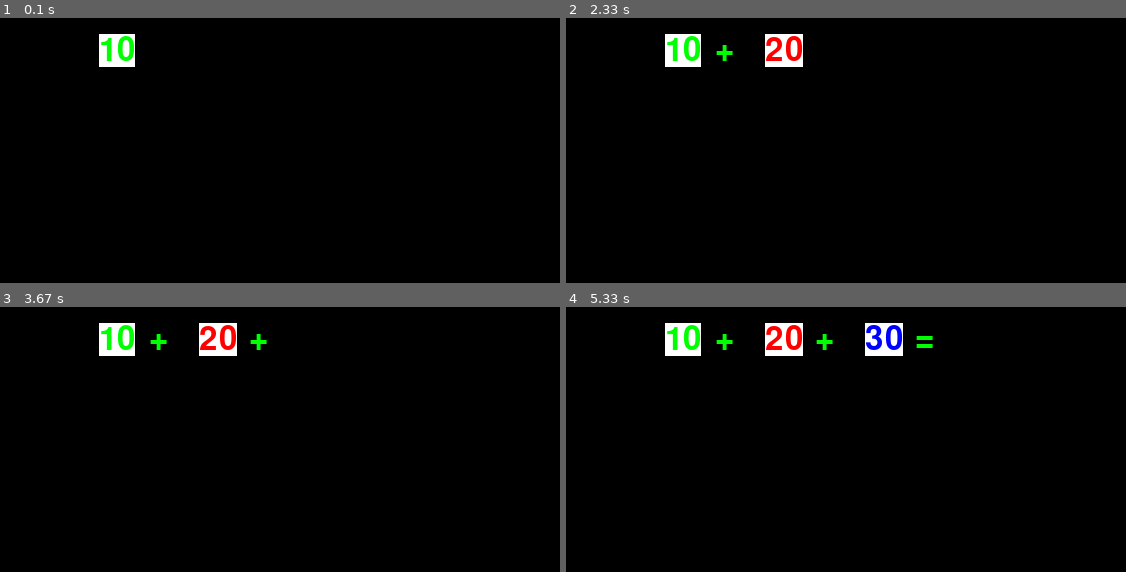
Above: before the commit, frames 1-4 (two rows, left to right).
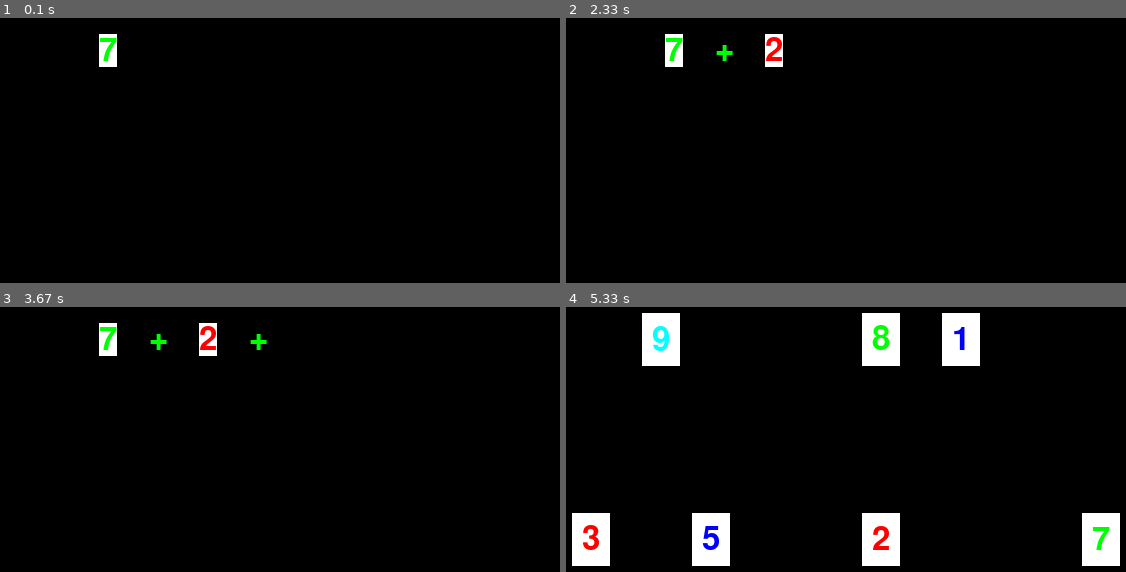
Above: after the commit, the same moments.

Repository: mecsys/pygame
Game: pygame game, started from 18/pygameInput.py
Two runs of this game, one before a commit and one after it. Both use one fixed random seed, a clock stepped at 60 frames per second and the inputs below.
Inputs:
- Up to frame 1 (0.1 s): no input
- Up to frame 2 (2.33 s): no input
- Up to frame 3 (3.67 s): no input
- Up to frame 4 (5.33 s): no input

The runs differ from the first frame. In frame 1, 0.5% of the frame differs, in the area x 17-25%, y 6-19%; in frame 2, 1.0%; in frame 3, 1.0%; in frame 4, 11%, in the area x 1-99%, y 2-98%.

Commit message:
Teste para apresentação ao Prof. orientador TCC finalizado. Isto eh só um teste, não sera reapreveitado.
Signed-off-by: Isaac Mechi <isaacmechi@gmail.com>

Diff:
--- a/18/pygameInput.py
+++ b/18/pygameInput.py
@@ -17,6 +17,9 @@
 BLACK = (0, 0, 0)
 GREEN = (0, 255, 0)
 WHITE = (255, 255, 255)
+BLUE = (0, 0, 255)
+RED = (255, 0, 0)
+YELLOW = (0, 255, 255)
 
 font = pygame.font.SysFont(None, 48)
 
@@ -24,83 +27,220 @@
 #pygame.draw.rect(windowSurface, (255,0,0), (textRect.left - 20, textRect.top - 20, textRect.width + 40, textRect.height + 40))
 
 # set up the player and food data structure
-RESULT = False
+RESULT = True
 START = True
 START2 = True
 QUIZ = True
+FINAL = False
+
+desafio = []
 fichas = []
+pre_result = []
 
 def drawText(text, font, surface, x, y,f,b):
     textobj = font.render(text, 1, f, b)
     textrect = textobj.get_rect()
     textrect.topleft = (x, y)
-    return textobj, textrect
+    return textobj, textrect, text
+    print("Retangulo criado!")
 #    surface.blit(textobj, textrect)
+#18,34
 
 for i in range(7):
 #    fichas.append(pygame.Rect(random.randint(0, WINDOWWIDTH - FOODSIZE), random.randint(0, WINDOWHEIGHT - FOODSIZE), FOODSIZE, FOODSIZE))
-    x, y = drawText(str(random.randint(0, 10)), font, windowSurface, random.randint(0, WINDOWWIDTH), random.randint(0, WINDOWHEIGHT), GREEN, WHITE )
-    fichas.append({'text':x, 'textrect':y})
+    x, y, t = drawText('8', font, windowSurface, windowSurface.get_rect().centerx, 160, GREEN, WHITE )
+    fichas.append({'text':x, 'textrect':y, 'num':t})
+    print(fichas[0])
+
+    x, y, t = drawText('9', font, windowSurface, 100, 160, YELLOW, WHITE )
+    fichas.append({'text':x, 'textrect':y, 'num':t})
+    print(fichas[0])
+
+    x, y, t = drawText('1', font, windowSurface, 400, 160, BLUE, WHITE )
+    fichas.append({'text':x, 'textrect':y, 'num':t})
+    print(fichas[0])
+
+    x, y, t = drawText('3', font, windowSurface, 30, 360, RED, WHITE )
+    fichas.append({'text':x, 'textrect':y, 'num':t})
+    print(fichas[0])
+
+    x, y, t = drawText('5', font, windowSurface, 150, 360, BLUE, WHITE )
+    fichas.append({'text':x, 'textrect':y, 'num':t})
+    print(fichas[0])
+
+    x, y, t = drawText('2', font, windowSurface, 320, 360, RED, WHITE )
+    fichas.append({'text':x, 'textrect':y, 'num':t})
+    print(fichas[0])
+
+    x, y, t = drawText('7', font, windowSurface, 540, 360, GREEN, WHITE )
+    fichas.append({'text':x, 'textrect':y, 'num':t})
+    print(fichas[0])
+
+    random.shuffle(fichas)
 
 
 def init_screen():
     print("Init_screen funciona!")
-    x, y = drawText('10', font, windowSurface, (WINDOWWIDTH / 3) - 100, (WINDOWHEIGHT / 3),(0,255,0),(255,255,255))
-    windowSurface.blit(x,y)
-    pygame.display.update()
-    sleep(1)
-
-    x, y = drawText('+', font, windowSurface, (WINDOWWIDTH / 3) - 50, (WINDOWHEIGHT / 3),(0,255,0),(0,0,0))
-    windowSurface.blit(x,y)
-    pygame.display.update()
-    sleep(1)
-
-    x, y = drawText('20', font, windowSurface, (WINDOWWIDTH / 3), (WINDOWHEIGHT / 3),(255,0,0),(255,255,255))
-    windowSurface.blit(x,y)
-    pygame.display.update()
-    sleep(1)
-
-    x, y = drawText('+', font, windowSurface, (WINDOWWIDTH / 3) + 50, (WINDOWHEIGHT / 3),(0,255,0),(0,0,0))
-    windowSurface.blit(x,y)
-    pygame.display.update()
-    sleep(1)
-
-    x, y = drawText('30', font, windowSurface, (WINDOWWIDTH / 3) + 100, (WINDOWHEIGHT / 3),(0,0,255),(255,255,255))
-    windowSurface.blit(x,y)
-
-    x, y = drawText('=', font, windowSurface, (WINDOWWIDTH / 3) + 150, (WINDOWHEIGHT / 3),(0,255,0),(0,0,0))
-    windowSurface.blit(x,y)
-    pygame.display.update()
-    sleep(6)
-
-
-    #pygame.draw.rect(windowSurface, WHITE, player)
-
-def atualiza_screen():
-    print("Atualiza_screen funciona!")
-    x, y = drawText('10', font, windowSurface, (WINDOWWIDTH / 3) - 100, (WINDOWHEIGHT / 3),(0,255,0),(255,255,255))
-    windowSurface.blit(x,y)
-    x, y = drawText('+', font, windowSurface, (WINDOWWIDTH / 3) - 50, (WINDOWHEIGHT / 3),(0,255,0),(0,0,0))
-    windowSurface.blit(x,y)
-    x, y = drawText('20', font, windowSurface, (WINDOWWIDTH / 3), (WINDOWHEIGHT / 3),(255,0,0),(255,255,255))
-    windowSurface.blit(x,y)
-    x, y = drawText('+', font, windowSurface, (WINDOWWIDTH / 3) + 50, (WINDOWHEIGHT / 3),(0,255,0),(0,0,0))
-    windowSurface.blit(x,y)
-    x, y = drawText('30', font, windowSurface, (WINDOWWIDTH / 3) + 100, (WINDOWHEIGHT / 3),(0,0,255),(255,255,255))
-    windowSurface.blit(x,y)
-    x, y = drawText('=', font, windowSurface, (WINDOWWIDTH / 3) + 150, (WINDOWHEIGHT / 3),(0,255,0),(0,0,0))
-    windowSurface.blit(x,y)
+    x, y, t = drawText('7', font, windowSurface, (WINDOWWIDTH / 3) - 100, (WINDOWHEIGHT / 3),(0,255,0),(255,255,255))
+    desafio.append({'num':t, 'textrect':y})
+    windowSurface.blit(x,y)
+    pygame.display.update()
+    sleep(1)
+
+    x, y, t  = drawText('+', font, windowSurface, (WINDOWWIDTH / 3) - 50, (WINDOWHEIGHT / 3),(0,255,0),(0,0,0))
+    desafio.append({'num':t, 'textrect':y})
+    windowSurface.blit(x,y)
+    pygame.display.update()
+    sleep(1)
+
+    x, y, t = drawText('2', font, windowSurface, (WINDOWWIDTH / 3), (WINDOWHEIGHT / 3),(255,0,0),(255,255,255))
+    desafio.append({'num':t, 'textrect':y})
+    windowSurface.blit(x,y)
+    pygame.display.update()
+    sleep(1)
+
+    x, y, t = drawText('+', font, windowSurface, (WINDOWWIDTH / 3) + 50, (WINDOWHEIGHT / 3),(0,255,0),(0,0,0))
+    desafio.append({'num':t, 'textrect':y})
+    windowSurface.blit(x,y)
+    pygame.display.update()
+    sleep(1)
+
+    x, y, t = drawText('5', font, windowSurface, (WINDOWWIDTH / 3) + 100, (WINDOWHEIGHT / 3),(0,0,255),(255,255,255))
+    desafio.append({'num':t, 'textrect':y})
+    windowSurface.blit(x,y)
+
+    x, y, t = drawText('=', font, windowSurface, (WINDOWWIDTH / 3) + 150, (WINDOWHEIGHT / 3),(0,255,0),(0,0,0))
+    desafio.append({'num':t, 'textrect':y})
+    windowSurface.blit(x,y)
+    pygame.display.update()
+    sleep(1)
+
+def init_screen_2():
+    print("Init_screen_2 funciona!")
+    windowSurface.fill(BLACK)
+
+    x, y, t = drawText('7', font, windowSurface, (WINDOWWIDTH / 3) - 100, (WINDOWHEIGHT / 3),(0,255,0),(255,255,255))
+    desafio.append({'num':t, 'textrect':y})
+    windowSurface.blit(x,y)
+    pygame.display.update()
+
+
+    x, y, t  = drawText('+', font, windowSurface, (WINDOWWIDTH / 3) - 50, (WINDOWHEIGHT / 3),(0,255,0),(0,0,0))
+    desafio.append({'num':t, 'textrect':y})
+    windowSurface.blit(x,y)
+    pygame.display.update()
+
+
+    x, y, t = drawText('2', font, windowSurface, (WINDOWWIDTH / 3), (WINDOWHEIGHT / 3),(255,0,0),(255,255,255))
+    desafio.append({'num':t, 'textrect':y})
+    windowSurface.blit(x,y)
+    pygame.display.update()
+
+
+    x, y, t = drawText('+', font, windowSurface, (WINDOWWIDTH / 3) + 50, (WINDOWHEIGHT / 3),(0,255,0),(0,0,0))
+    desafio.append({'num':t, 'textrect':y})
+    windowSurface.blit(x,y)
+    pygame.display.update()
+
+
+    x, y, t = drawText('5', font, windowSurface, (WINDOWWIDTH / 3) + 100, (WINDOWHEIGHT / 3),(0,0,255),(255,255,255))
+    desafio.append({'num':t, 'textrect':y})
+    windowSurface.blit(x,y)
+
+    x, y, t = drawText('=', font, windowSurface, (WINDOWWIDTH / 3) + 150, (WINDOWHEIGHT / 3),(0,255,0),(0,0,0))
+    desafio.append({'num':t, 'textrect':y})
+    windowSurface.blit(x,y)
+    pygame.display.update()
+
+
+    #Solução
+    x, y, t = drawText('15', font, windowSurface, 150 , 350, BLUE, WHITE)
+    desafio.append({'num':t, 'textrect':y})
+    pygame.draw.rect(windowSurface, WHITE, (y.left - 10, y.top - 10, y.width + 20, y.height + 20))
+    windowSurface.blit(x,y)
+    pygame.display.update()
+
+
+
+    x, y, t = drawText('14', font, windowSurface, 250, 350, YELLOW, WHITE)
+    desafio.append({'num':t, 'textrect':y})
+    pygame.draw.rect(windowSurface, WHITE, (y.left - 10, y.top - 10, y.width + 20, y.height + 20))
+    windowSurface.blit(x,y)
+    pygame.display.update()
+
+
+    x, y, t = drawText('11', font, windowSurface, 350, 350, RED, WHITE)
+    desafio.append({'num':t, 'textrect':y})
+    pygame.draw.rect(windowSurface, WHITE, (y.left - 10, y.top - 10, y.width + 20, y.height + 20))
+    windowSurface.blit(x,y)
+    pygame.display.update()
+
+
+
+
+def final():
+    global FINAL
+    FINAL = True
+    init_screen_2()
+
+def test_click(x, y):
+
+    if FINAL:
+        for cont in desafio:
+            if cont['textrect'].collidepoint(x,y):
+                aux = int(cont['num'])
+                print(aux)
+
+                test = int(pre_result[0])
+                test += int(pre_result[1])
+                test += int(pre_result[2])
+                print(test)
+
+                if aux == test:
+                    windowSurface.fill(WHITE)
+                    x, y, t = drawText('PARABÉNS VOCÊ GANHOU ;-) !!!', font, windowSurface, windowSurface.get_rect().centerx, 160, BLUE, RED )
+                    y.centerx = windowSurface.get_rect().centerx
+                    y.centery = windowSurface.get_rect().centery
+                    pygame.draw.rect(windowSurface, WHITE, (y.left - 10, y.top - 10, y.width + 20, y.height + 20))
+                    windowSurface.blit(x,y)
+                    pygame.display.update()
+                    sleep(10)
+                    sys.exit(0)
+
+                else:
+                    windowSurface.fill(RED)
+                    x, y, t = drawText('LAMENTO, VOCÊ NÃO GANHOU 8-( !!!', font, windowSurface, windowSurface.get_rect().centerx, 160, WHITE, BLUE )
+                    y.centerx = windowSurface.get_rect().centerx
+                    y.centery = windowSurface.get_rect().centery
+                    pygame.draw.rect(windowSurface, WHITE, (y.left - 10, y.top - 10, y.width + 20, y.height + 20))
+                    windowSurface.blit(x,y)
+                    pygame.display.update()
+                    sleep(10)
+                    sys.exit(0)
+
+    for cont in fichas:
+        if cont['textrect'].collidepoint(x,y):
+            print("VC ACERTOU O RETANGULO!!! =>", cont['num'])
+            pre_result.append(cont['num'])
+            print(pre_result)
+            if len(pre_result) == 3:
+                global QUIZ
+                QUIZ = False
+                final()
+            break
 
 def quiz():
-    print("Quiz funciona!")
+
     for x in fichas:
-        windowSurface.blit(x['text'],x['textrect'])
-        print(x['text'], x['textrect'])
-
-    if RESULT:
-        print("Mouse moveu!")
-        global QUIZ
-        QUIZ = False
+#        windowSurface.blit(x['text'],x['textrect'])
+        pygame.draw.rect(windowSurface, WHITE, (x['textrect'].left - 10, x['textrect'].top - 10, x['textrect'].width + 20, x['textrect'].height + 20))
+        windowSurface.blit(x['text'], x['textrect'])
+
+
+#    if RESULT:
+#        print("Mouse moveu!")
+#        global QUIZ
+#        QUIZ = True
 
 # run the game loop
 while True:
@@ -110,10 +250,13 @@
             pygame.quit()
             sys.exit()
 
-        if event.type == MOUSEBUTTONDOWN:
+#        if event.type == MOUSEBUTTONDOWN:
+        if event.type == MOUSEBUTTONUP:
+            print("Mouse call!")
             #foods.append(pygame.Rect(event.pos[0], event.pos[1], FOODSIZE, FOODSIZE))
-            RESULT = True
-            pass
+            #pass
+            test_click(event.pos[0], event.pos[1])
+
 
     # draw the black background onto the surface
     windowSurface.fill(BLACK)
@@ -126,14 +269,9 @@
     if QUIZ:
         quiz()
 
-    if START2:
-        print("")
-        init_screen()
-        START2 = False
-
-    if not QUIZ and START2:
-        atualiza_screen()
+    if FINAL:
+        final()
 
     # draw the window onto the screen
     pygame.display.update()
-    mainClock.tick(40)
+    mainClock.tick(10)
Not shown, removed: 19/songs
